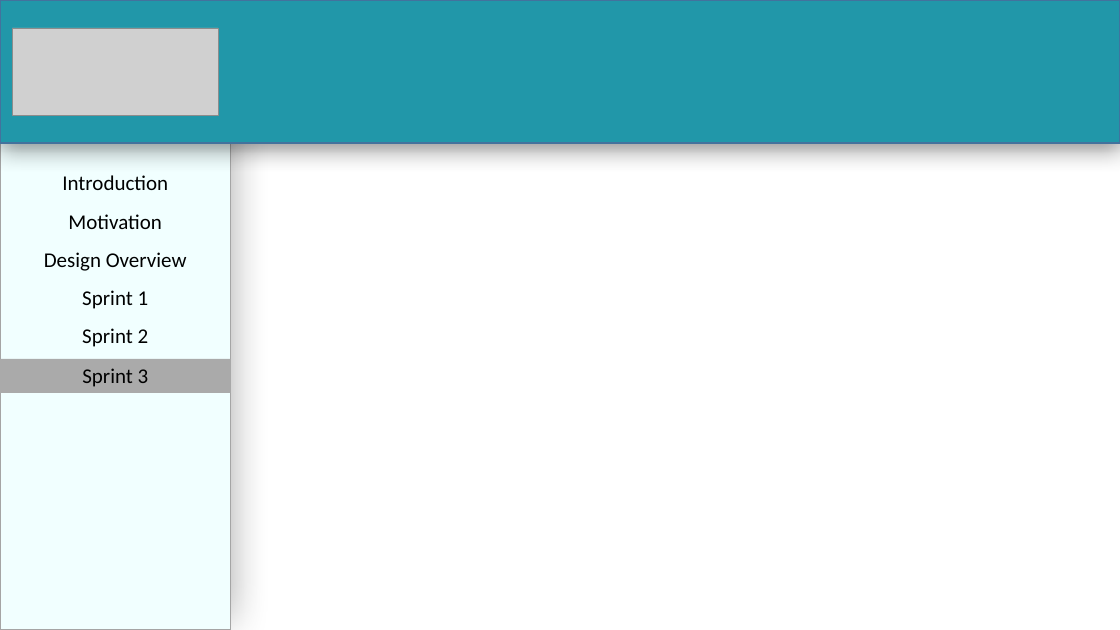
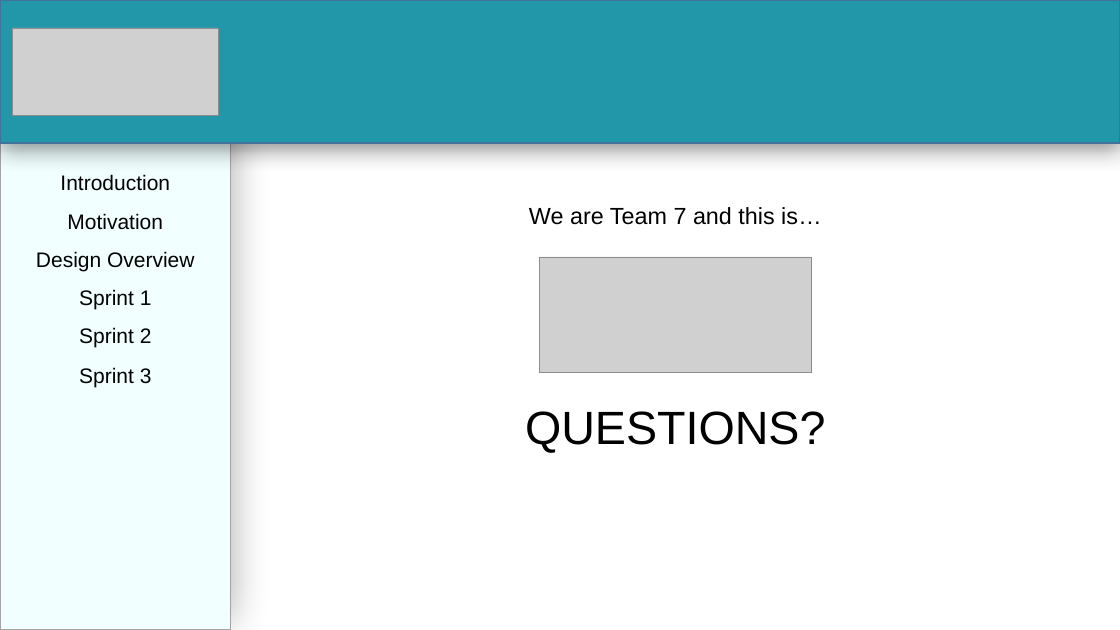
Before and after one commit to PalinaRawat/MyPQue, a slide deck: slide 17 of Documents/Team 7 - Sprint 3 Presentation.pptx (slide 10 before the commit). Drawn at 1120x630 pixels with LibreOffice and Linux fonts; fonts in the diff are those of the drawing; grey boxes stand for pictures. Boxes give left, top, right and bottom in pixels: in the first picture for what was removed or moved away, otherwise in the second. Text is boxed around its words. In the diff, an @@ line names an element or a change of style, - is before the commit and + after.

```diff
--- a/Documents/Team 7 - Sprint 3 Presentation.pptx
+++ b/Documents/Team 7 - Sprint 3 Presentation.pptx
@@ text added at bbox=[525, 207, 825, 453], 20 pt, text #000000 @@
+We are Team 7 and this is…
+QUESTIONS?
@@ picture added at bbox=[539, 257, 812, 372] @@
@@ font Calibri to Arial in 5 elements at bbox=[60, 174, 170, 191], bbox=[67, 213, 163, 230], bbox=[36, 251, 194, 272], bbox=[79, 289, 152, 310], bbox=[79, 327, 152, 348] @@
@@ text "Sprint 3": place and size @@
-text "Sprint 3" at bbox=[0, 359, 231, 392]
+text "Sprint 3" at bbox=[79, 367, 152, 388]
@@ text "Sprint 3" at bbox=[79, 367, 152, 388]: font Calibri to Arial; fill #AAAAAA to none @@
```
Also in this commit, not shown: 9 other slides changed, 8 slides added, 1 other file.
